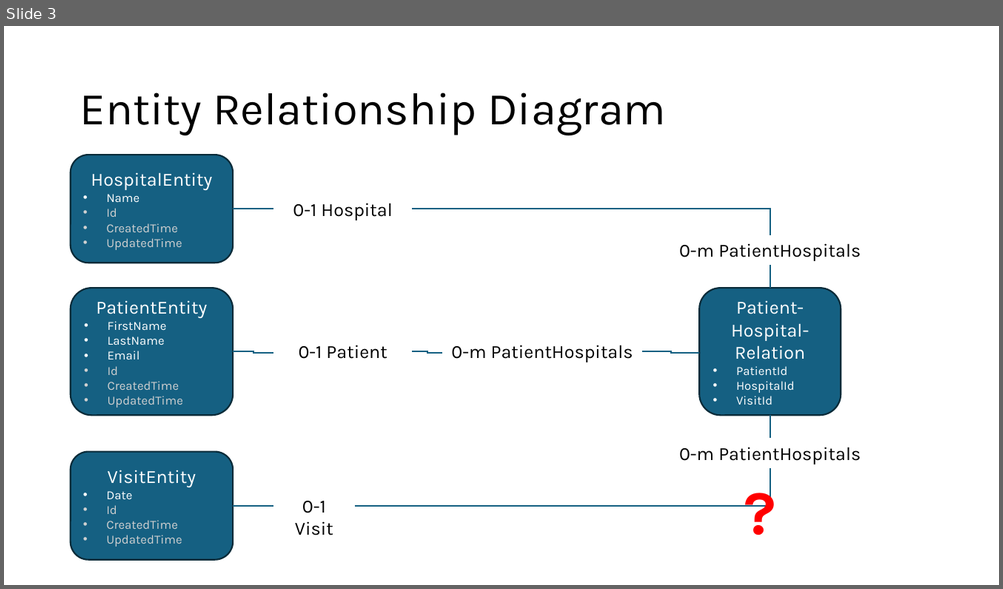
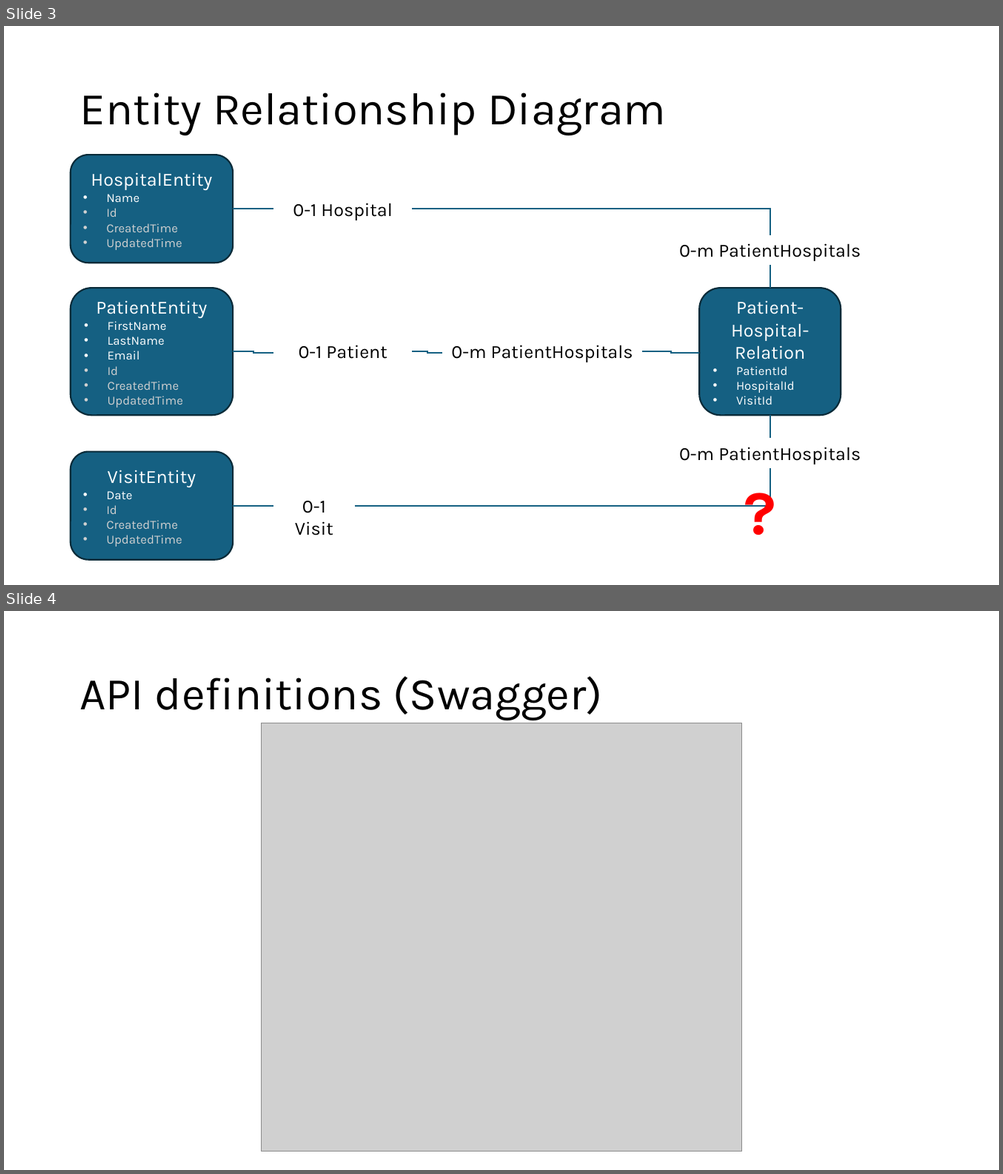
Before and after one commit to rennyeb/hci-take-home-interview-v3-main, a slide deck: Coding Exercise.pptx. Shown one above the other, each under a label of ours: slide 3 before the commit, slides 3 and 4 after it. The pictures are 1003x589 and 1003x1174 pixels, drawn with LibreOffice and Linux fonts; fonts in the diff are those of the drawing; grey boxes stand for pictures. Boxes give left, top, right and bottom in pixels: in the first picture for what was removed or moved away, otherwise in the second. Text is boxed around its words. In the diff, an @@ line names an element or a change of style, - is before the commit and + after.

```diff
--- a/Coding Exercise.pptx
+++ b/Coding Exercise.pptx
@@ slide 4 added at box(4, 611, 999, 1170), background #FFFFFF @@
@@ title added at box(79, 676, 603, 721), 44 pt, text #000000 @@
+API definitions (Swagger)
@@ picture added at box(261, 723, 742, 1152) @@
```
Also in this commit, not shown: 2 other files.
